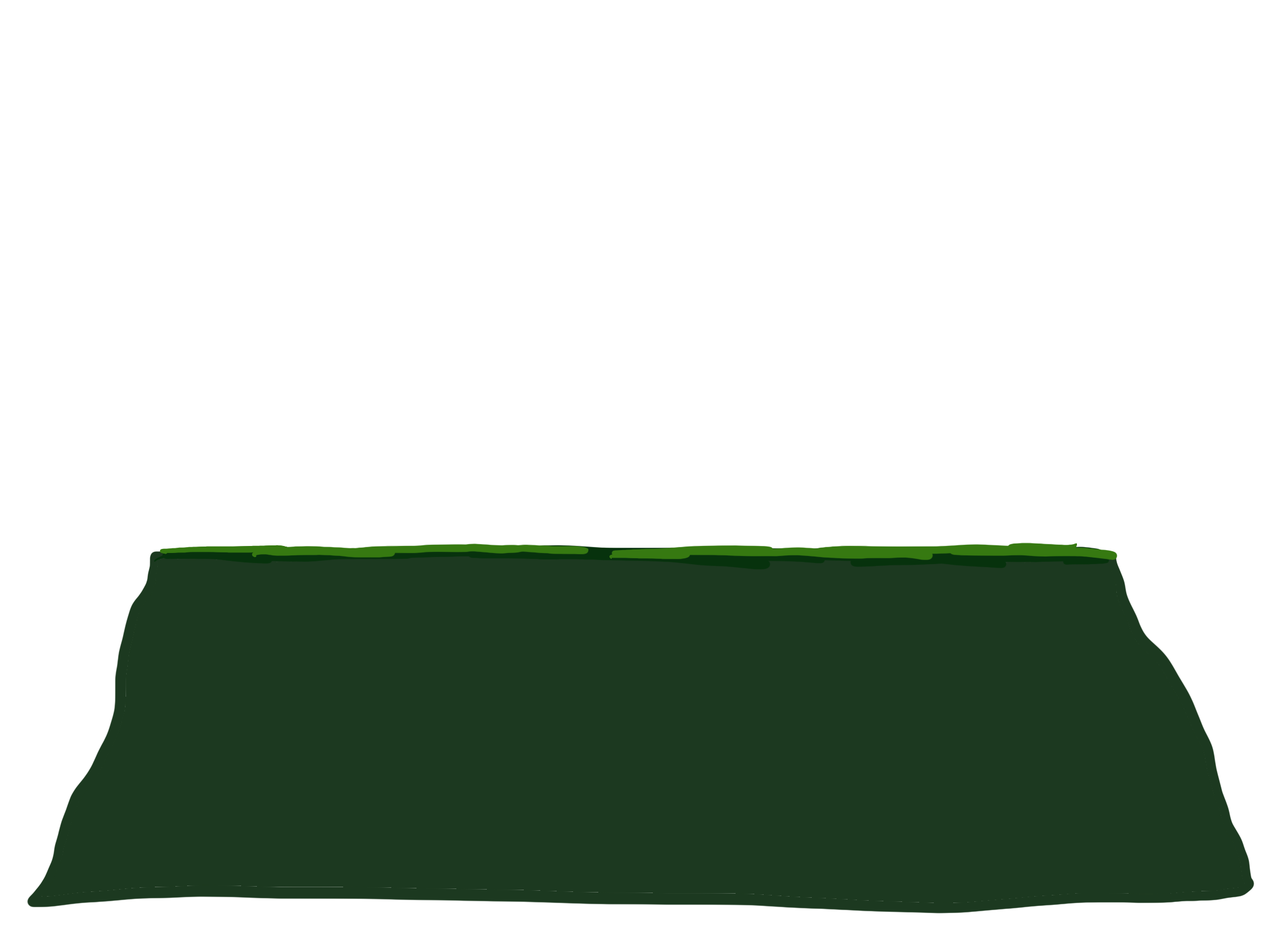
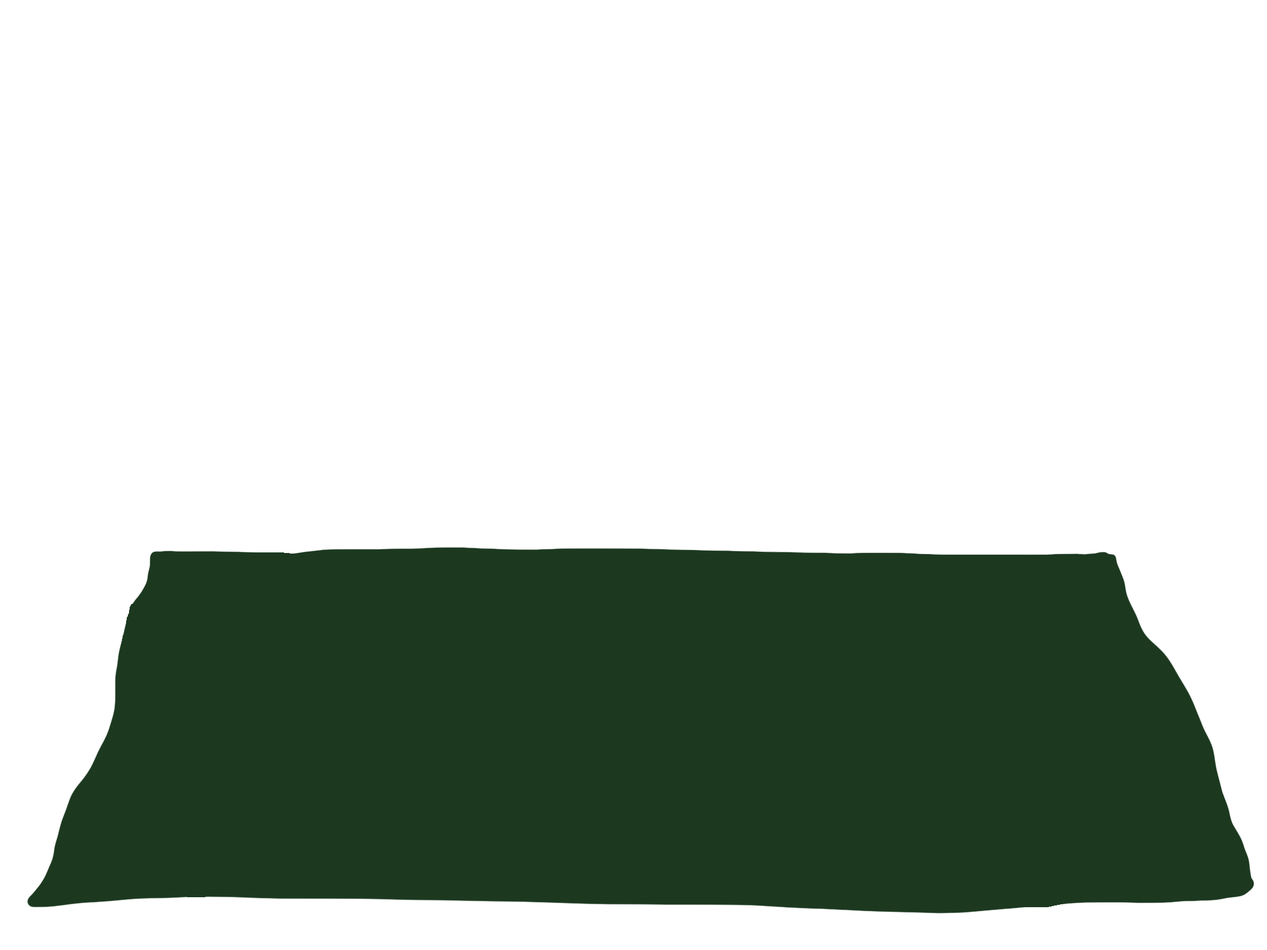
Before/after of a 1267 x 950 layered artwork. What changed in the layer stack:
hid "Layer 14" over (x1=154, y1=542, x2=1118, y2=570)
painted on "Layer 13" over (x1=41, y1=552, x2=1243, y2=911)
